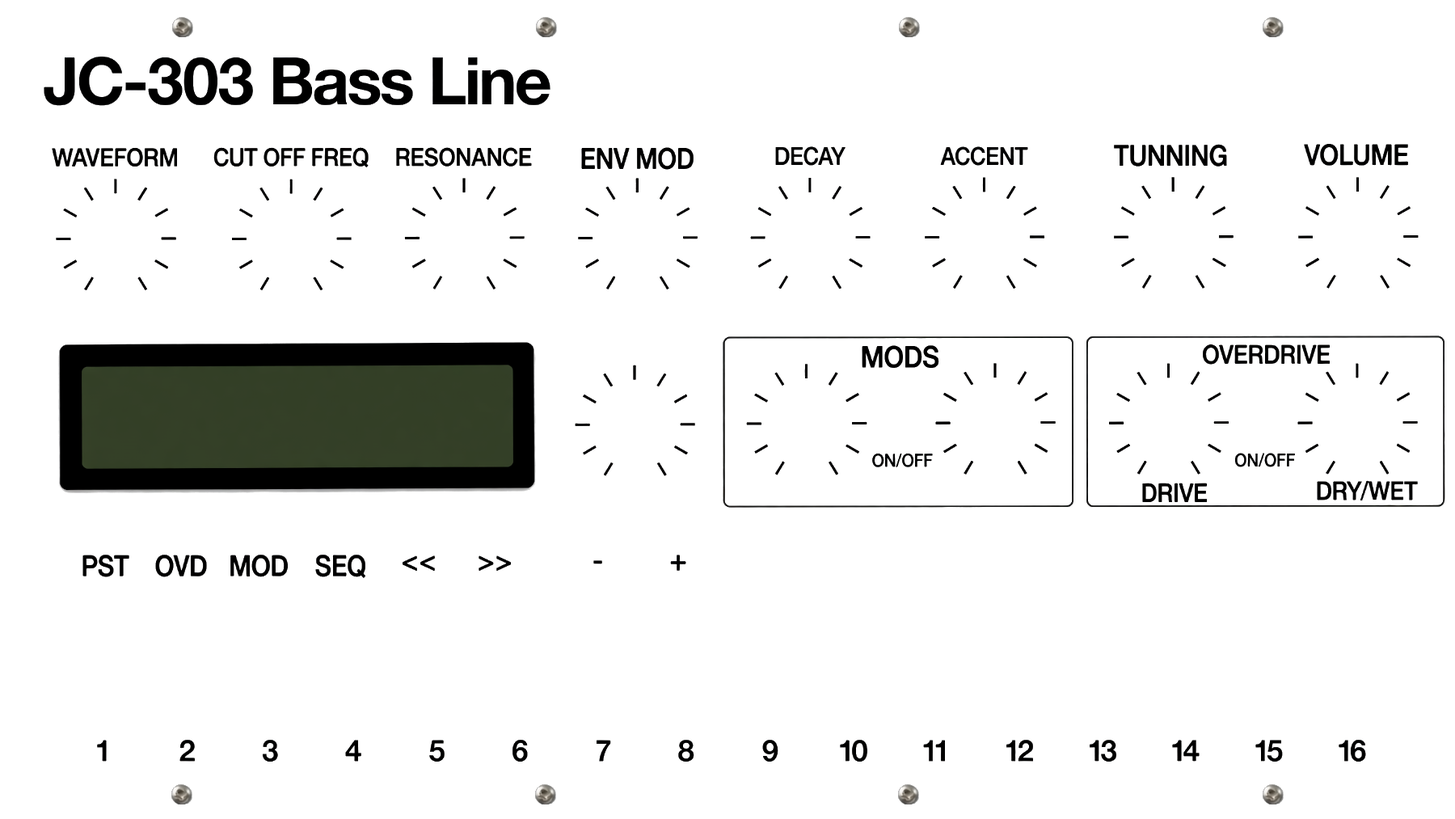
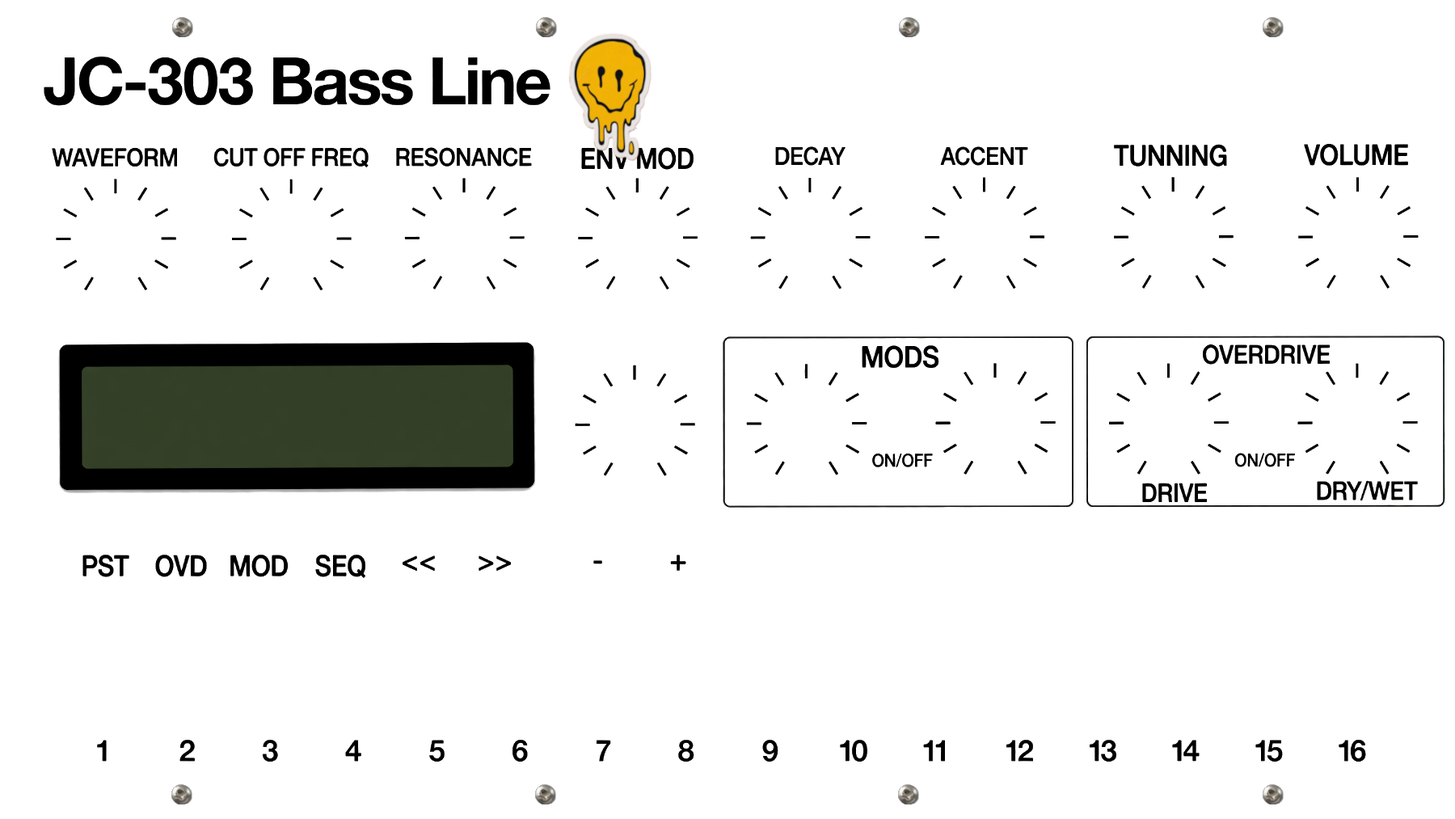
Comparing the layer stacks of the two 1455 x 819 images. Changes:
added layer "acid-smile" above "labels-display2.png" over [568, 32, 652, 162]
